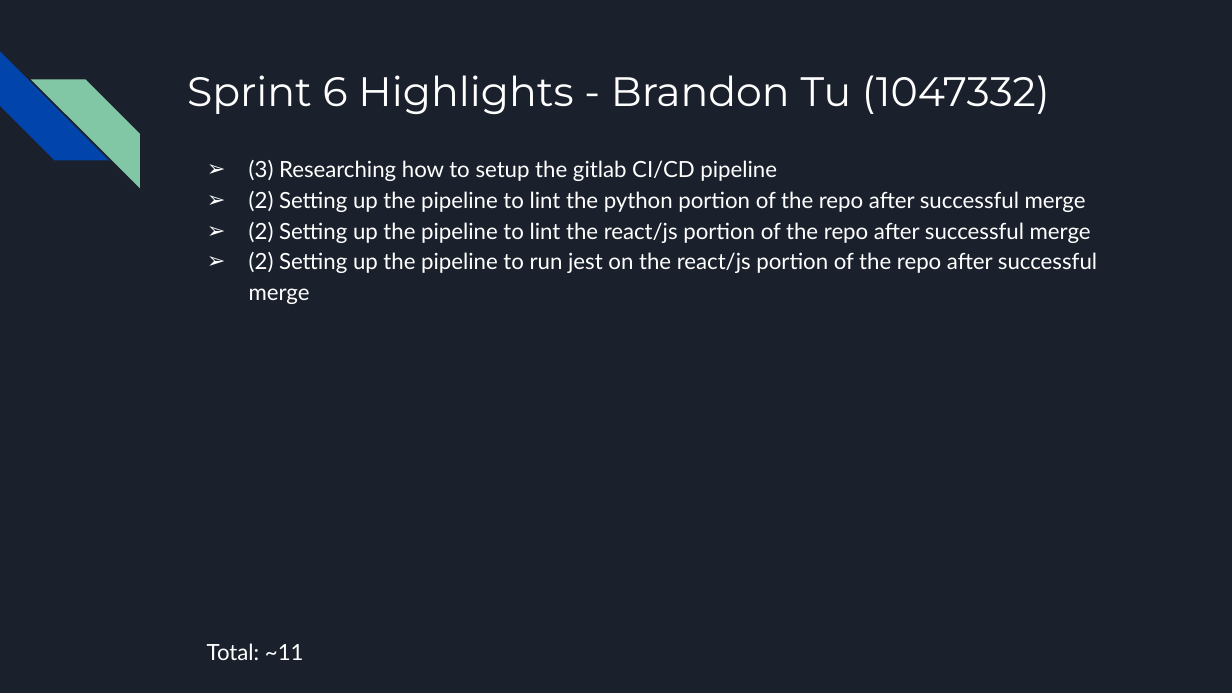
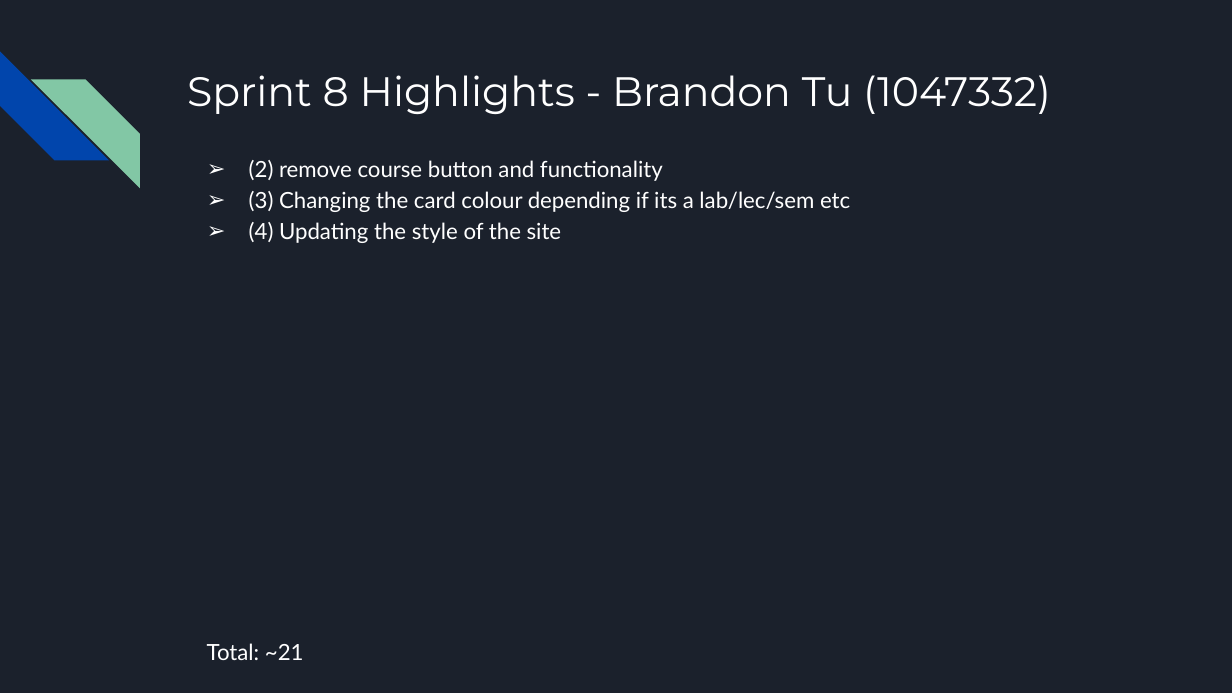
Before and after one commit to irather/Guelph-Scheduler-App, a slide deck: slide 6 of CIS3760_Retro.pptx. Drawn at 1232x693 pixels with LibreOffice and Linux fonts; fonts in the diff are those of the drawing. Boxes give left, top, right and bottom in pixels: in the first picture for what was removed or moved away, otherwise in the second. Text is boxed around its words. In the diff, an @@ line names an element or a change of style, - is before the commit and + after.

```diff
--- a/CIS3760_Retro.pptx
+++ b/CIS3760_Retro.pptx
@@ title at [187,75,1051,114]: text changed @@
-Sprint 6 Highlights - Brandon Tu (1047332)
+Sprint 8 Highlights - Brandon Tu (1047332)
@@ text at [249,160,850,243]: text changed @@
-➢ (3) Researching how to setup the gitlab CI/CD pipeline
-➢ (2) Setting up the pipeline to lint the python portion of the repo after successful merge
-➢ (2) Setting up the pipeline to lint the react/js portion of the repo after successful merge
-➢ (2) Setting up the pipeline to run jest on the react/js portion of the repo after successful merge
+➢ (2) remove course button and functionality
+➢ (3) Changing the card colour depending if its a lab/lec/sem etc
+➢ (4) Updating the style of the site
@@ text at [207,643,304,660]: text changed @@
-Total: ~11
+Total: ~21
```
Also in this commit, not shown: 8 other slides changed, 2 slides added, 2 slides removed.
